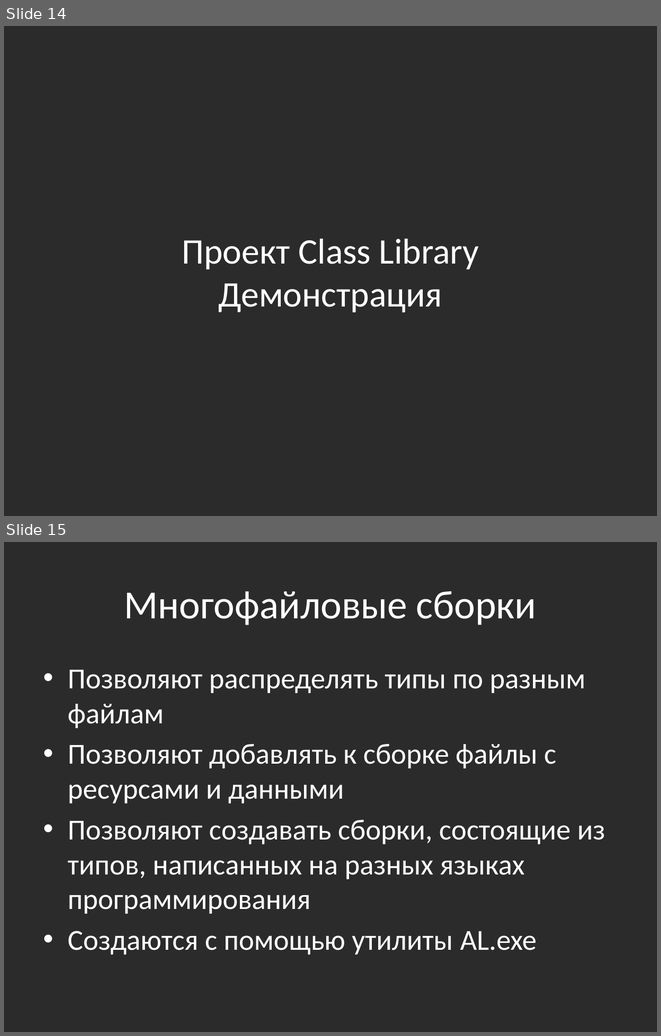
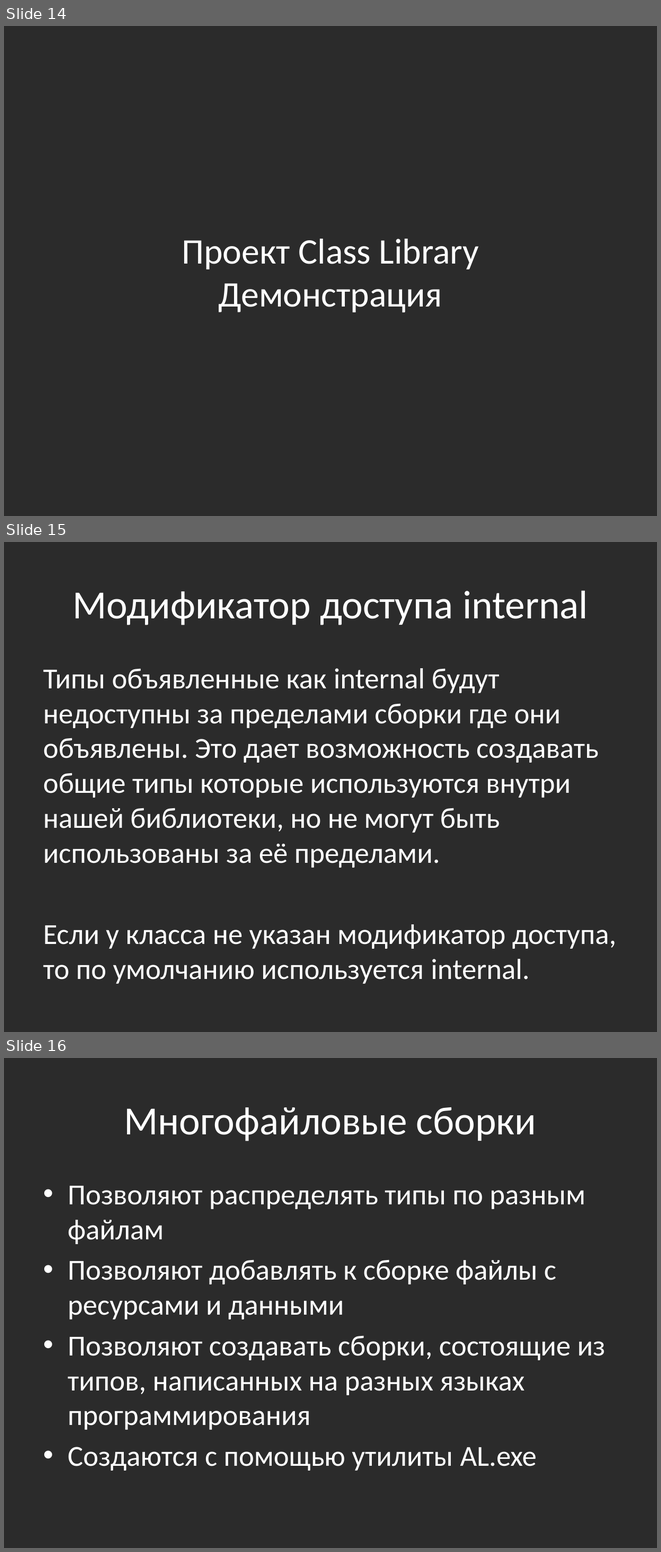
Before and after one commit to bazile/Training, a slide deck: Presentation/lesson-07-reflection.pptx. Shown one above the other, each under a label of ours: slides 14 and 15 before the commit, slides 14, 15 and 16 after it. The pictures are 661x1036 and 661x1552 pixels, drawn with LibreOffice and Linux fonts; fonts in the diff are those of the drawing; background and template pictures are left out; a plain dark background stands for a picture behind light text. Boxes give left, top, right and bottom in pixels: in the first picture for what was removed or moved away, otherwise in the second. Text is boxed around its words. In the diff, an @@ line names an element or a change of style, - is before the commit and + after.

Commit message:
Added slide about internal access modifier

```diff
--- a/Presentation/lesson-07-reflection.pptx
+++ b/Presentation/lesson-07-reflection.pptx
@@ slide 15 added at [4, 542, 657, 1032], background picture (left out) @@
@@ title added at [73, 590, 588, 625], 44 pt, text #FFFFFF @@
+Модификатор доступа internal
@@ text added at [43, 668, 616, 983], 32 pt, text #FFFFFF @@
+Типы объявленные как internal будут недоступны за пределами сборки где они объявлены. Это дает возможность создавать общие типы которые используются внутри нашей библиотеки, но не могут быть использованы за её пределами.
+Если у класса не указан модификатор доступа, то по умолчанию используется internal.
@@ what was slide 15 is now slide 16 @@
```
Also in this commit, not shown: 1 slide changed.
